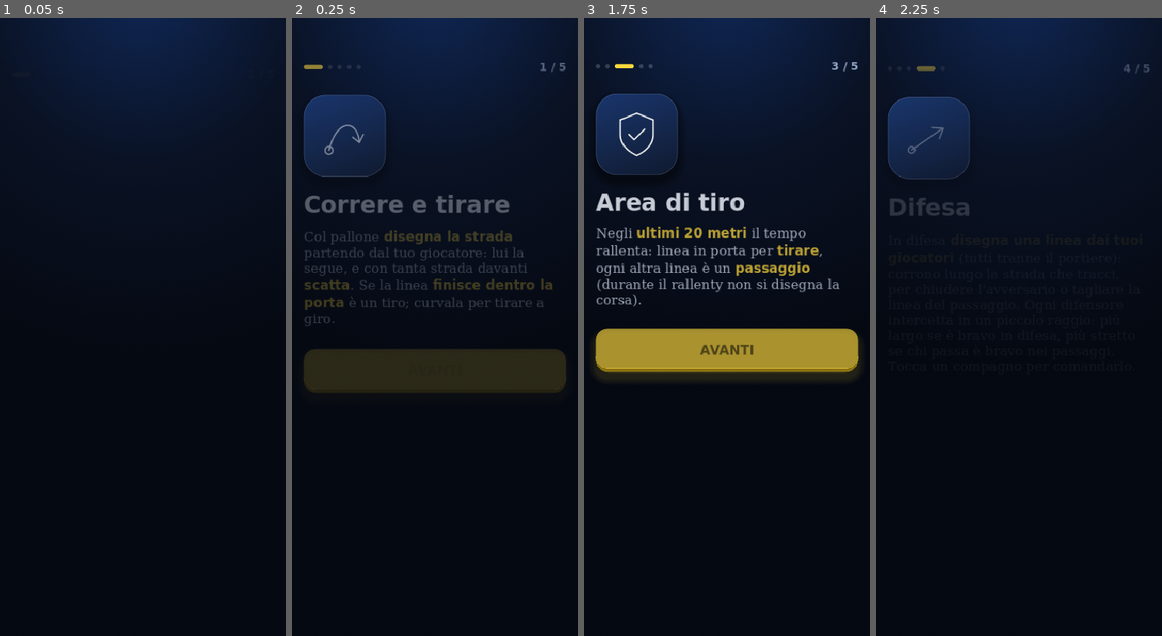
Above: before the commit, frames 1-4 (left to right).
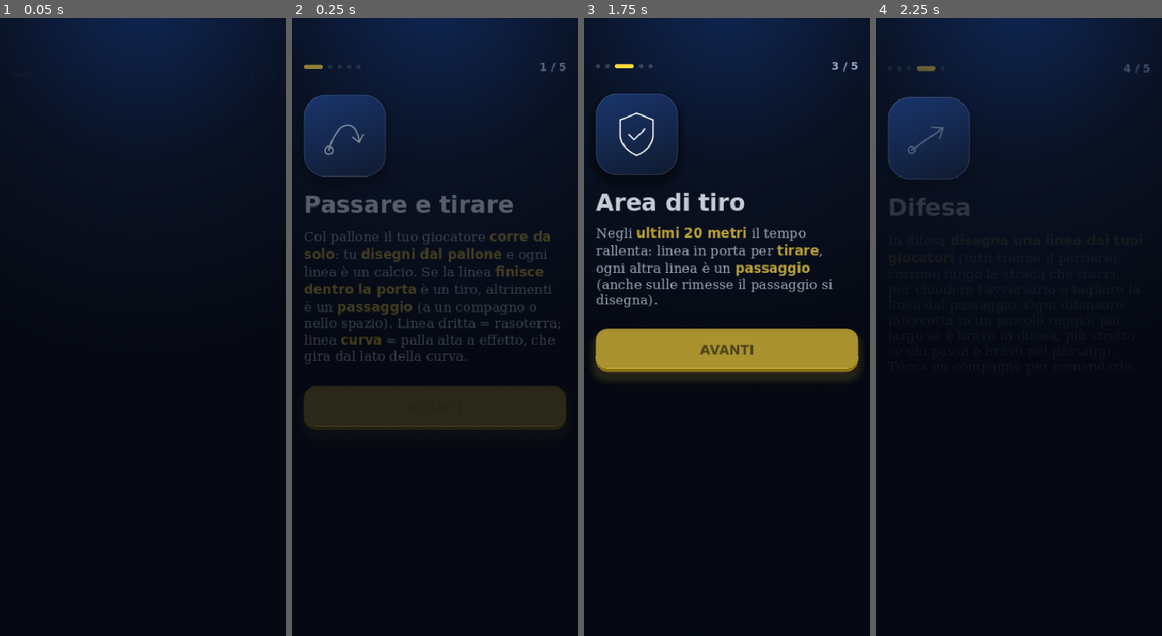
Above: after the commit, the same moments.

Repository: Luis7717/SETTORE-ZERO
Game: Godot game, scene res://scenes/menu/come_si_gioca.tscn
Two runs of this game, one before a commit and one after it. Both use one fixed random seed, a clock stepped at 60 frames per second and the inputs below. This scene is started directly instead of the project's main scene.
Inputs:
- Up to frame 1 (0.05 s): no input
- Up to frame 2 (0.25 s): no input
- Up to frame 3 (1.75 s): click "AVANTI" at 0.5 s; click "AVANTI" at 1.25 s
- Up to frame 4 (2.25 s): click "AVANTI" at 2 s

Frame 1 is identical in both runs. In frame 2, 15% of the frame differs, in the area x 4-96%, y 28-67%; in frame 3, 0.9%; in frame 4, less than 0.1%.

Commit message:
fix(godot): revisione grafica, testi dei gesti aggiornati e piccole sovrapposizioni
- Come si gioca (pagina 1 e 3) e pausa: niente più 'disegna la strada', ogni linea col pallone è un calcio
- allenamento libero: niente scritta GOL! della partita sopra il riquadro delle prove
- calendario: nome dell'avversario intero, casa/fuori e forza sotto
- rosa: riga del giocatore scelto su due righe (età e valore non si perdevano più)
- tasto Dribbling/Scatto in fondo all'area sicura: non copre più portatore e pallone
- colpo di testa: scritta 'Di testa!' sopra il triangolo del controllato
- fine stagione: '(primi 5)' non si spezza

Claude-Session: https://claude.ai/code/session_013DvbH4w68GHvcPAyiUA5BF

Diff:
--- a/godot/scripts/menu/calendario.gd
+++ b/godot/scripts/menu/calendario.gd
@@ -43,8 +43,14 @@
 	h.add_child(n)
 	var k := D.kit(opp.get("kit", 0))
 	h.add_child(MenuStemma.nuovo(c.teamCrest(opp), int(k[1]), int(k[2]), Vector2(22, 26)))
-	h.add_child(U.corto(("Casa" if home else "Fuori") + " · " + str(opp.name), 15.5, T.TXT, T.PESO_FORTE))
-	h.add_child(U.testo("forza %d" % int(opp.rating), 12.5, T.DIM, T.PESO_MEDIO))
+	# nome dell'avversario su tutta la larghezza; casa/fuori e forza sotto, piccoli (prima stavano sulla stessa
+	# riga e il nome si leggeva a metà)
+	var testi := U.vbox(0)
+	testi.size_flags_horizontal = Control.SIZE_EXPAND_FILL
+	testi.alignment = BoxContainer.ALIGNMENT_CENTER
+	testi.add_child(U.corto(str(opp.name), 15.5, T.TXT, T.PESO_FORTE))
+	testi.add_child(U.corto(("Casa" if home else "Fuori") + " · forza %d" % int(opp.rating), 12.5, T.DIM, T.PESO_MEDIO))
+	h.add_child(testi)
 	if r is Array and r.size() >= 2:
 		var cls := "o3" if r[0] > r[1] else ("bad" if r[0] < r[1] else "o2")
 		var v := U.valutazione(0, cls, 52)
--- a/godot/scripts/menu/come_si_gioca.gd
+++ b/godot/scripts/menu/come_si_gioca.gd
@@ -1,13 +1,13 @@
-# Come si gioca (howto() e HOWTO di src/ui.js): cinque pagine (correre e tirare, duello e passaggio, area di tiro,
+# Come si gioca (howto() e HOWTO di src/ui.js): cinque pagine (passare e tirare, duello e passaggio, area di tiro,
 # difesa, portiere) con disegno, titolo e testo; puntini in alto, Avanti, Salta; l'ultima porta all'allenamento.
 extends MenuSchermata
 
 const I := preload("res://scripts/menu/icone.gd")
 
 const HOWTO := [
-	["Correre e tirare", "Col pallone <b>disegna la strada</b> partendo dal tuo giocatore: lui la segue, e con tanta strada davanti <b>scatta</b>. Se la linea <b>finisce dentro la porta</b> è un tiro; curvala per tirare a giro."],
+	["Passare e tirare", "Col pallone il tuo giocatore <b>corre da solo</b>: tu <b>disegni dal pallone</b> e ogni linea è un calcio. Se la linea <b>finisce dentro la porta</b> è un tiro, altrimenti è un <b>passaggio</b> (a un compagno o nello spazio). Linea dritta = rasoterra; linea <b>curva</b> = palla alta a effetto, che gira dal lato della curva."],
 	["Duello e passaggio", "Quando ti avvicini a un difensore la visuale si abbassa e il tempo rallenta: <b>disegna fino a …(346 unchanged characters)…
-	["Area di tiro", "Negli <b>ultimi 20 metri</b> il tempo rallenta: linea in porta per <b>tirare</b>, ogni altra linea è un <b>passaggio</b> (durante il rallenty non si disegna la corsa)."],
+	["Area di tiro", "Negli <b>ultimi 20 metri</b> il tempo rallenta: linea in porta per <b>tirare</b>, ogni altra linea è un <b>passaggio</b> (anche sulle rimesse il passaggio si disegna)."],
 	["Difesa", "In difesa <b>disegna una linea dai tuoi giocatori</b> (tutti tranne il portiere): corrono lungo la strada  …(236 unchanged characters)…
 	["Portiere", "Quando tirano la visuale va dietro la tua porta e il tempo rallenta: <b>tira una linea dal portiere al punto della porta</b> dove arriva la palla e alza il dito al momento giusto. Più la palla è lontana dal portiere, più è difficile arrivarci."],
 ]
--- a/godot/scripts/menu/fine_stagione.gd
+++ b/godot/scripts/menu/fine_stagione.gd
@@ -40,6 +40,6 @@
 		corpo.add_child(U.bb("[center]%s [color=%s][b]%s[/b][/color][/center]" % [U.esc(str(ob.get("messaggio", ""))), col, cifra], 15, Color("#d7e1f3")))
 	var nuovo := Dirigenza.testo(carriera().obiettivo()) if not stato().is_empty() else ""
 	if nuovo != "":
-		corpo.add_child(U.bb("[center]Obiettivo della nuova stagione: [b]%s[/b][/center]" % U.esc(nuovo), 14, T.DIM))
+		corpo.add_child(U.bb("[center]Obiettivo della nuova stagione: [b]%s[/b][/center]" % U.esc(nuovo).replace("primi ", "primi\u00a0"), 14, T.DIM)) # "(primi 5)" non si spezza
 	corpo.add_child(U.spazio(4))
 	corpo.add_child(U.bottone("AVANTI", "BtnGrande", func() -> void: vai("hub")))
--- a/godot/scripts/menu/rosa.gd
+++ b/godot/scripts/menu/rosa.gd
@@ -394,7 +394,10 @@
 	info += " · %d anni · %s" % [int(p.age), D.fmt_money(D.value(p))]
 	if p.get("num") != null:
 		info += " · n. %d" % int(p.num)
-	nm.add_child(U.corto(info, 11.5, T.DIM, T.PESO_MEDIO))
+	var riga_info := U.paragrafo(info, 11.5, T.DIM, T.PESO_MEDIO) # va a capo: coi puntini si perdevano età e valore
+	riga_info.add_theme_constant_override("line_spacing", 0)
+	riga_info.max_lines_visible = 2
+	nm.add_child(riga_info)
 	testa.add_child(nm)
 	testa.add_child(U.valutazione(at.o, D.ovr_cls(at.o)))
 	var x := U.bottone("×", "Chiudi", _chiudi, 38)
--- a/godot/scripts/partita/cerchio_testa.gd
+++ b/godot/scripts/partita/cerchio_testa.gd
@@ -11,6 +11,7 @@
 const PUNTI := 48
 const TESTO := "Di testa!"
 const TESTO_DIM := 15
+const TESTO_SU := 30.0         # punti tra il cerchio e la scritta: sopra il triangolo del giocatore controllato
 
 var centro := Vector2.ZERO
 var frazione := 1.0            # 1 = pieno, 0 = vuoto
@@ -43,6 +44,6 @@
 		var a0 := -PI / 2.0
 		draw_arc(centro, RAGGIO, a0, a0 + TAU * frazione, maxi(4, int(PUNTI * frazione)), COLORE, SPESSORE, true)
 	var w := _font.get_string_size(TESTO, HORIZONTAL_ALIGNMENT_LEFT, -1, TESTO_DIM).x
-	var p := centro + Vector2(-w / 2.0, -RAGGIO - 10.0)
+	var p := centro + Vector2(-w / 2.0, -RAGGIO - TESTO_SU)
 	draw_string_outline(_font, p, TESTO, HORIZONTAL_ALIGNMENT_LEFT, -1, TESTO_DIM, 4, OMBRA)
 	draw_string(_font, p, TESTO, HORIZONTAL_ALIGNMENT_LEFT, -1, TESTO_DIM, COLORE)
--- a/godot/scripts/partita/gioco.gd
+++ b/godot/scripts/partita/gioco.gd
@@ -510,7 +510,9 @@
 func _gol(e: Dictionary) -> void:
 	var chi: String = (e.scorer as R.Player).name if e.scorer != null else "Autogol"
 	var piccolo := "%s · %d'" % [chi, e.minute]
-	if e.team == me:
+	if prove != null: # allenamento libero: l'esito (GOL! +punti) lo scrive già il riquadro delle prove
+		audio.goal()
+	elif e.team == me:
 		audio.goal()
 		hud.big("GOL!", "g", 2600, piccolo)
 	else:
--- a/godot/scripts/partita/hud_partita.gd
+++ b/godot/scripts/partita/hud_partita.gd
@@ -20,6 +20,7 @@
 const CerchioTesta := preload("res://scripts/partita/cerchio_testa.gd")
 
 const MARGINE := 10.0
+const TASTO_DAL_FONDO := 16.0     # punti tra il tasto Dribbling/Scatto e il fondo dell'area sicura
 const GIALLO := Color("#ffe14a")
 const ROSSO := Color("#ff6b6b")
 const FONDO := Color(0.039, 0.063, 0.125, 0.85)
@@ -320,9 +321,10 @@
 	var s := _sicura
 	_adatta_pillola(_suggerimento, s.size.x - 24.0)
 	_suggerimento.position = Vector2(s.position.x + (s.size.x - _suggerimento.size.x) / 2.0, s.end.y - 14.0 - _suggerimento.size.y)
-	# tasto Dribbling / Scatto 62 punti sopra il fondo come nel web, ma sempre sopra il suggerimento (che può andare a capo)
+	# tasto Dribbling / Scatto in fondo all'area sicura (nel web stava 62 punti più su e copriva i piedi del
+	# portatore e il pallone da cui si disegna), ma sempre sopra il suggerimento (che può andare a capo)
 	_dribbling.reset_size()
-	var fondo := s.end.y - 62.0
+	var fondo := s.end.y - TASTO_DAL_FONDO
 	if _suggerimento.visible:
 		fondo = minf(fondo, _suggerimento.position.y - 10.0)
 	_dribbling.position = Vector2(s.position.x + (s.size.x - _dribbling.size.x) / 2.0, fondo - _dribbling.size.y)
@@ -544,7 +546,7 @@
 			b_esci.set_meta("ok", true)
 			b_esci.text = "Tocca di nuovo per confermare")
 	_spazio(10)
-	_nota("Attacco: disegna la strada dal giocatore per correre, una linea in porta per tirare, fino a un compagno per passare.\nDifesa: disegna linee dai tuoi giocat …(114 unchanged characters)…
+	_nota("Attacco: il portatore corre da solo; ogni linea dal pallone è un calcio: in porta = tiro, altrimenti passaggio. Dritta = rasoterra, curva = alta a effetto.\nDifesa: disegna linee dai tuoi giocat …(114 unchanged characters)…
 
 
 func mostra_intervallo(gol0: int, gol1: int) -> void:
